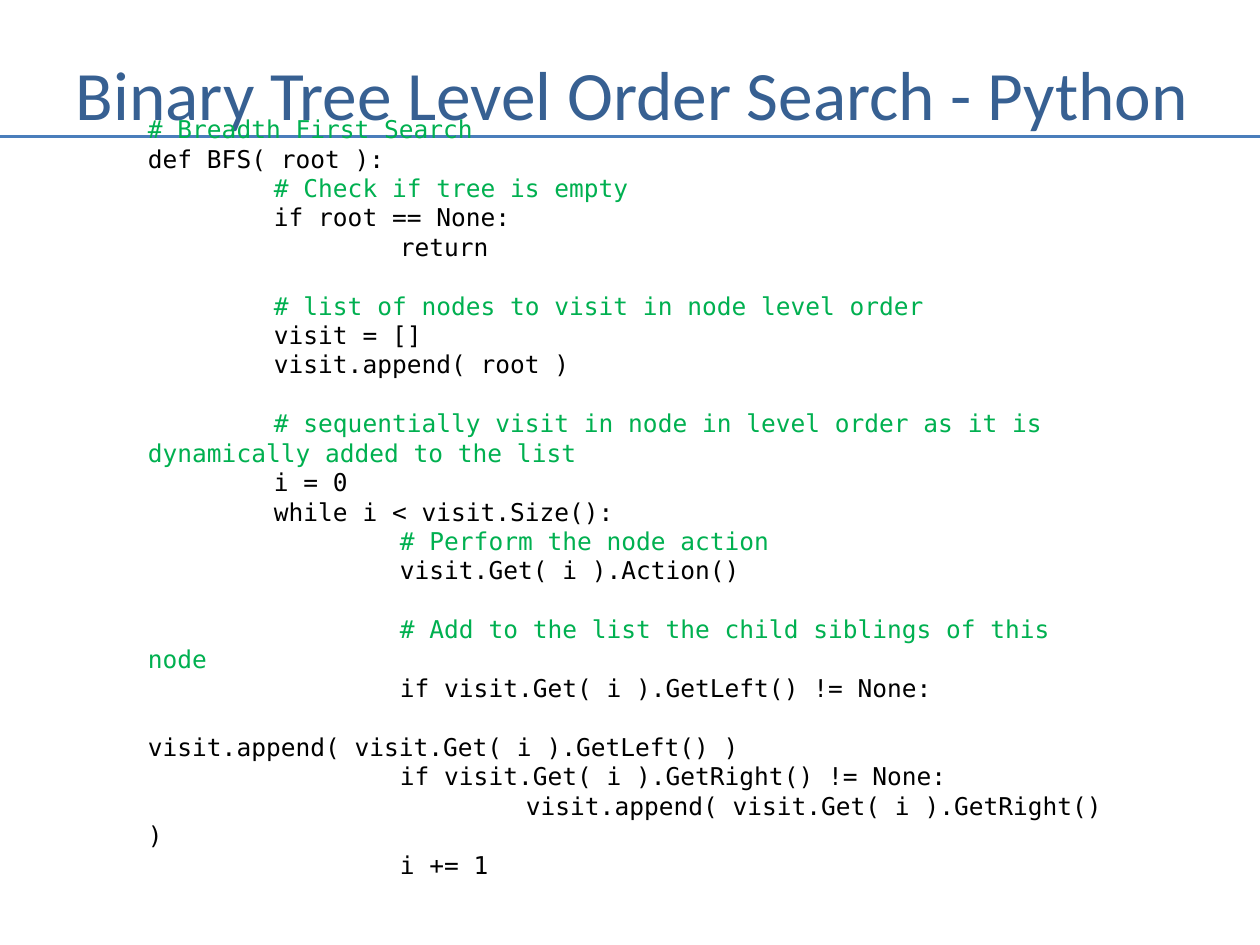
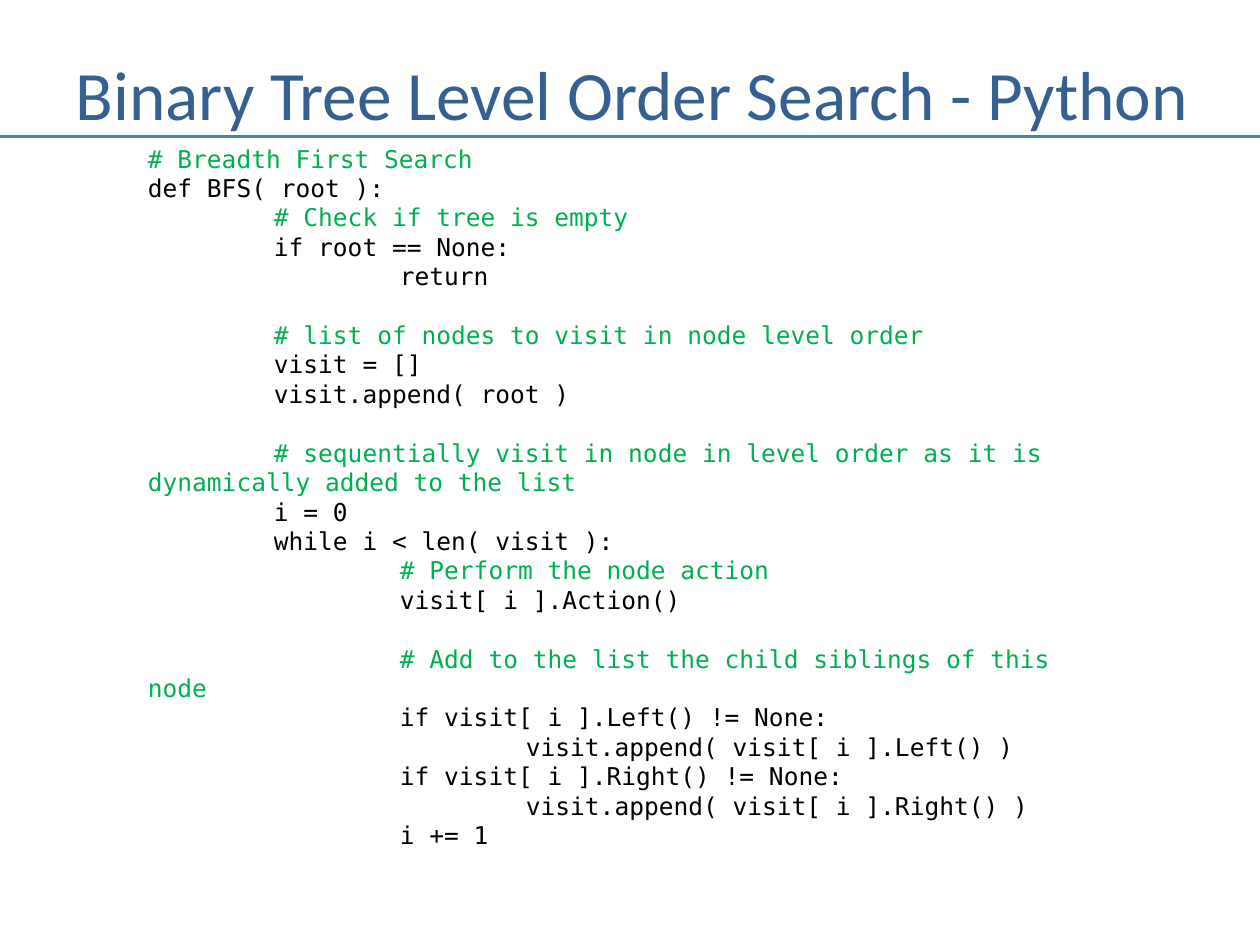
Before and after one commit to andrewferlitsch/Portland-Data-Science-Group, a slide deck: slide 10 of Presentations/AI - Graph Search.pptx. Drawn at 1260x945 pixels with LibreOffice and Linux fonts; fonts in the diff are those of the drawing. Boxes give left, top, right and bottom in pixels: in the first picture for what was removed or moved away, otherwise in the second. Text is boxed around its words. In the diff, an @@ line names an element or a change of style, - is before the commit and + after.

Commit message:
python improvements

```diff
--- a/Presentations/AI - Graph Search.pptx
+++ b/Presentations/AI - Graph Search.pptx
@@ text at [148,502,1049,820]: text changed @@
-i = 0
-while i < visit.Size():
-# Perform the node action
-visit.Get( i ).Action()
-# Add to the list the child siblings of this node
-if visit.Get( i ).GetLeft() != None:
-visit.append( visit.Get( i ).GetLeft() )
-if visit.Get( i ).GetRight() != None:
-visit.append( visit.Get( i ).GetRight() )
+i = 0
+while i < len( visit ):
+# Perform the node action
+visit[ i ].Action()
+# Add to the list the child siblings of this node
+if visit[ i ].Left() != None:
+visit.append( visit[ i ].Left() )
+if visit[ i ].Right() != None:
+visit.append( visit[ i ].Right() )
```
Also in this commit, not shown: 5 other slides changed.
